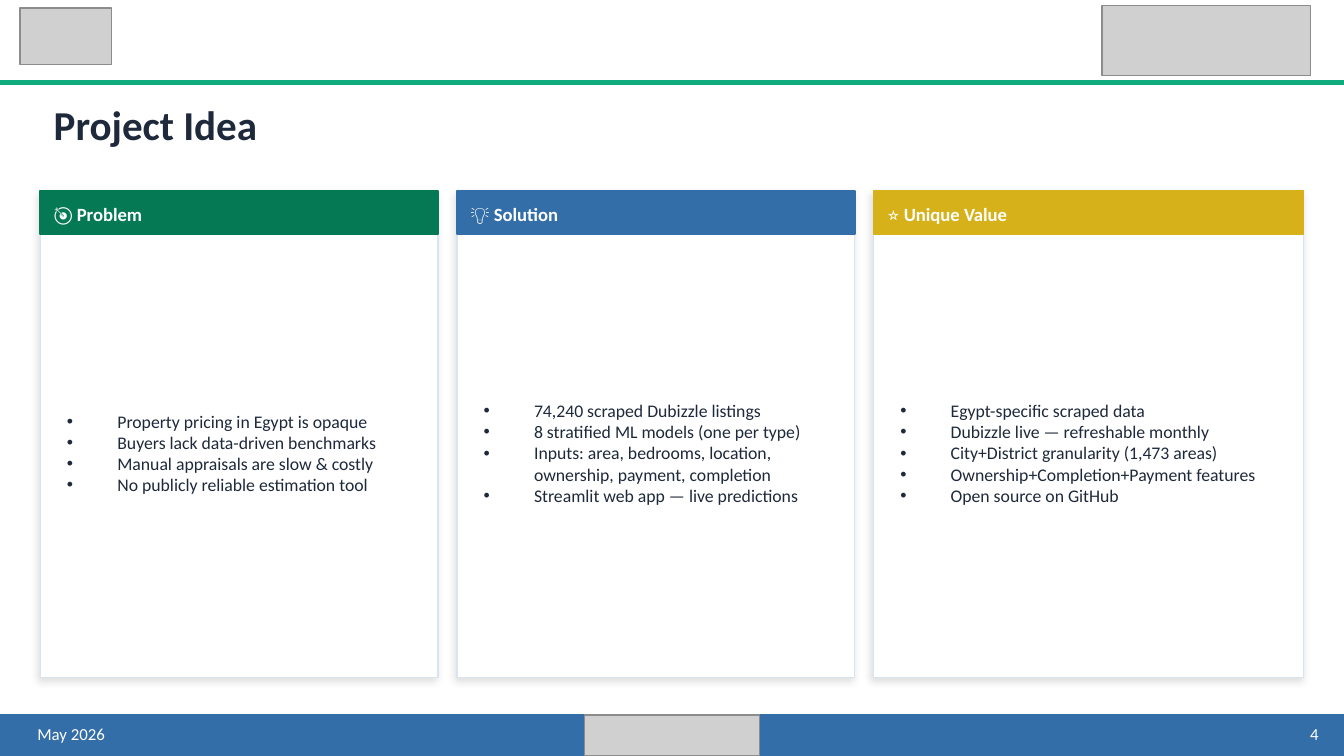
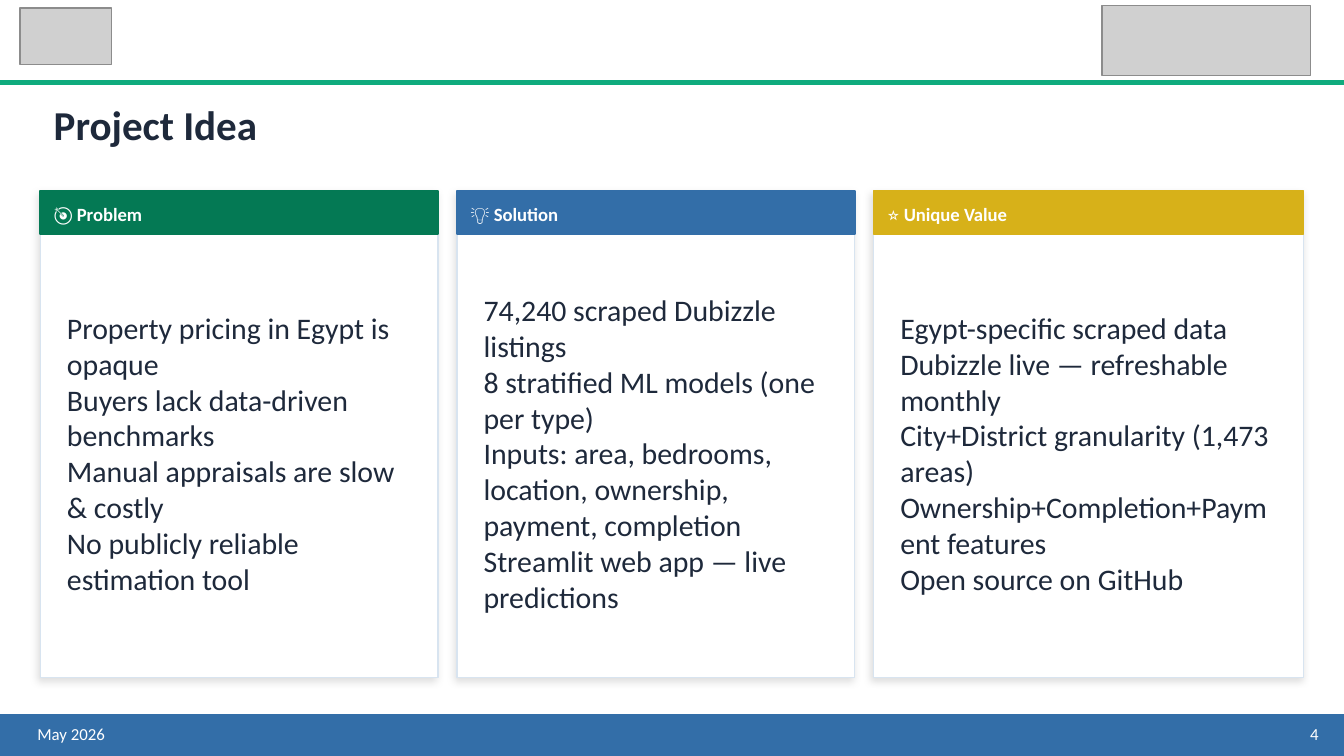
Before and after one commit to nhahub/NHA-4-032, a slide deck: slide 4 of Egypt_RE_Presentation_Final_v2.pptx. Drawn at 1344x756 pixels with LibreOffice and Linux fonts; fonts in the diff are those of the drawing; grey boxes stand for pictures. Boxes give left, top, right and bottom in pixels: in the first picture for what was removed or moved away, otherwise in the second. Text is boxed around its words. In the diff, an @@ line names an element or a change of style, - is before the commit and + after.

```diff
--- a/Egypt_RE_Presentation_Final_v2.pptx
+++ b/Egypt_RE_Presentation_Final_v2.pptx
@@ size 9.5 to 16 pt; bullet • to none in 3 elements at <box>67,318,394,591</box>, <box>484,300,815,613</box>, <box>900,318,1269,595</box> @@
@@ picture removed at <box>585,715,759,755</box> @@
```
Also in this commit, not shown: 19 other slides changed, 1 other file.
